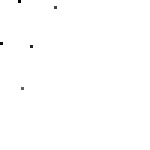
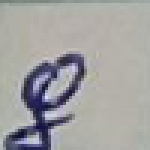
Layers edited between the first and the second w=150, h=150 image:
added group "Буквы" with 6 layers above "Цифры" over [0, 0, 150, 150]
added group "Маленькие" (1st of 2, in "Буквы") with 2 layers in group "Буквы" over [0, 0, 150, 150]
added layer "Маленькие" (2nd of 2, in "Буквы" › "Маленькие") in group "Маленькие" over [0, 0, 150, 150]
hid "4", moved it into group "Цифры", painted on it over [0, 0, 150, 150]
